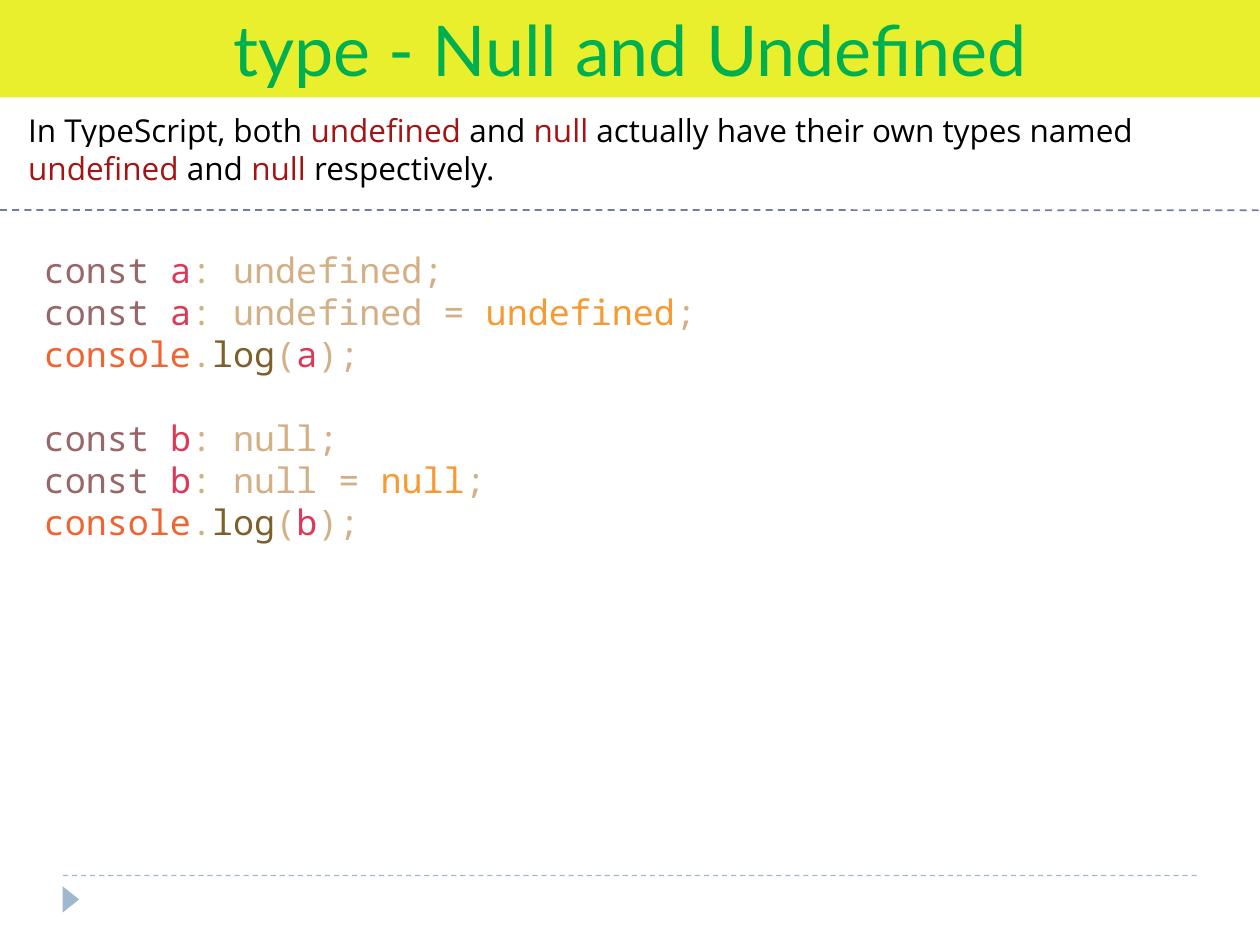
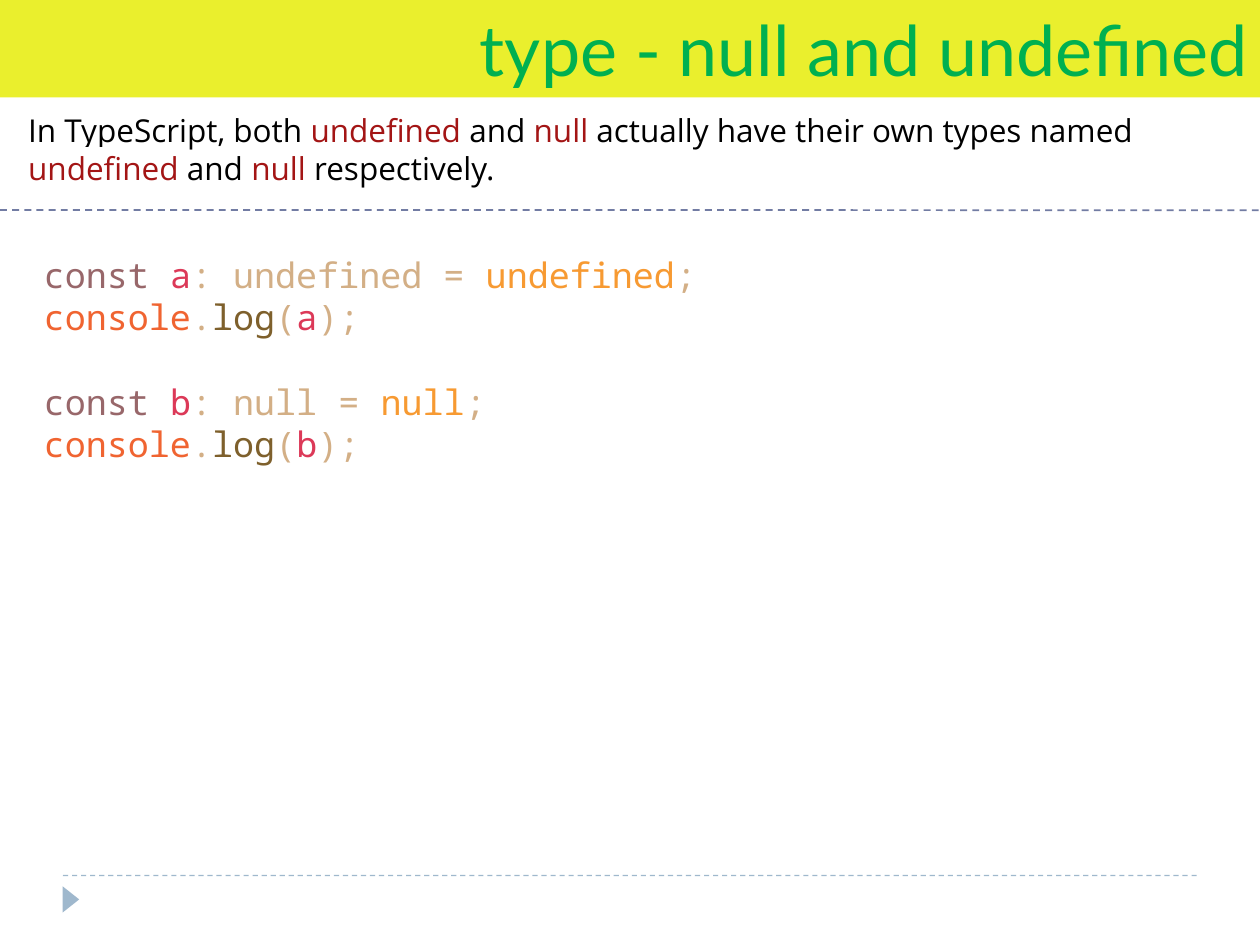
Before and after one commit to Saleel-Bagde/PPT-s, a slide deck: slide 19 of TypeScript.pptx (slide 16 before the commit). Drawn at 1260x945 pixels with LibreOffice and Linux fonts; fonts in the diff are those of the drawing. Boxes give left, top, right and bottom in pixels: in the first picture for what was removed or moved away, otherwise in the second. Text is boxed around its words. In the diff, an @@ line names an element or a change of style, - is before the commit and + after.

```diff
--- a/TypeScript.pptx
+++ b/TypeScript.pptx
@@ text in rectangle at box(480, 24, 1248, 88): text changed @@
-type - Null and Undefined
+type - null and undefined
@@ text at box(44, 256, 443, 288): paragraph removed @@
-const a: undefined;
@@ text at box(44, 424, 338, 456): paragraph removed @@
-const b: null;
```
Also in this commit, not shown: 25 other slides changed, 16 slides added, 1 slide removed, 3 other files.
